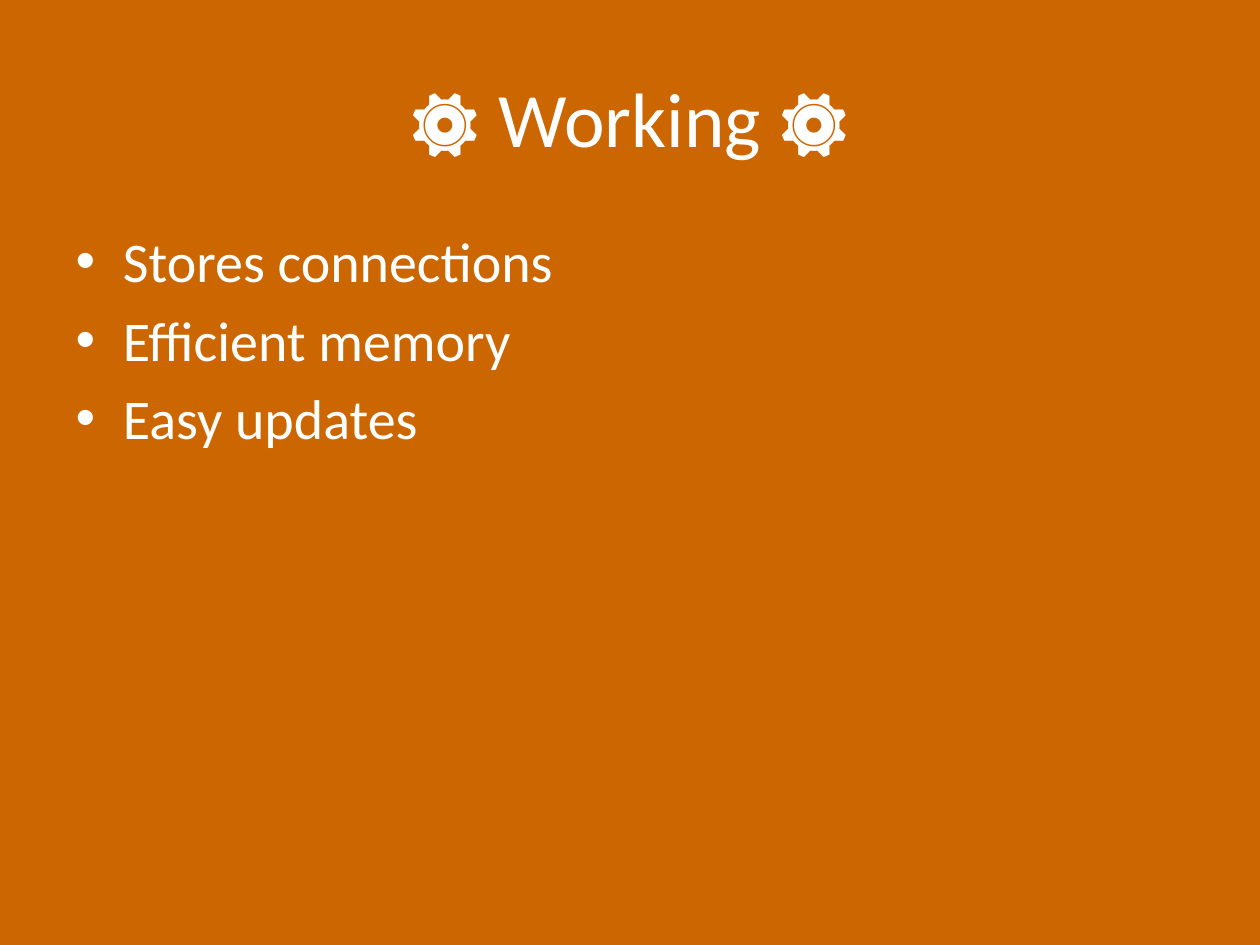
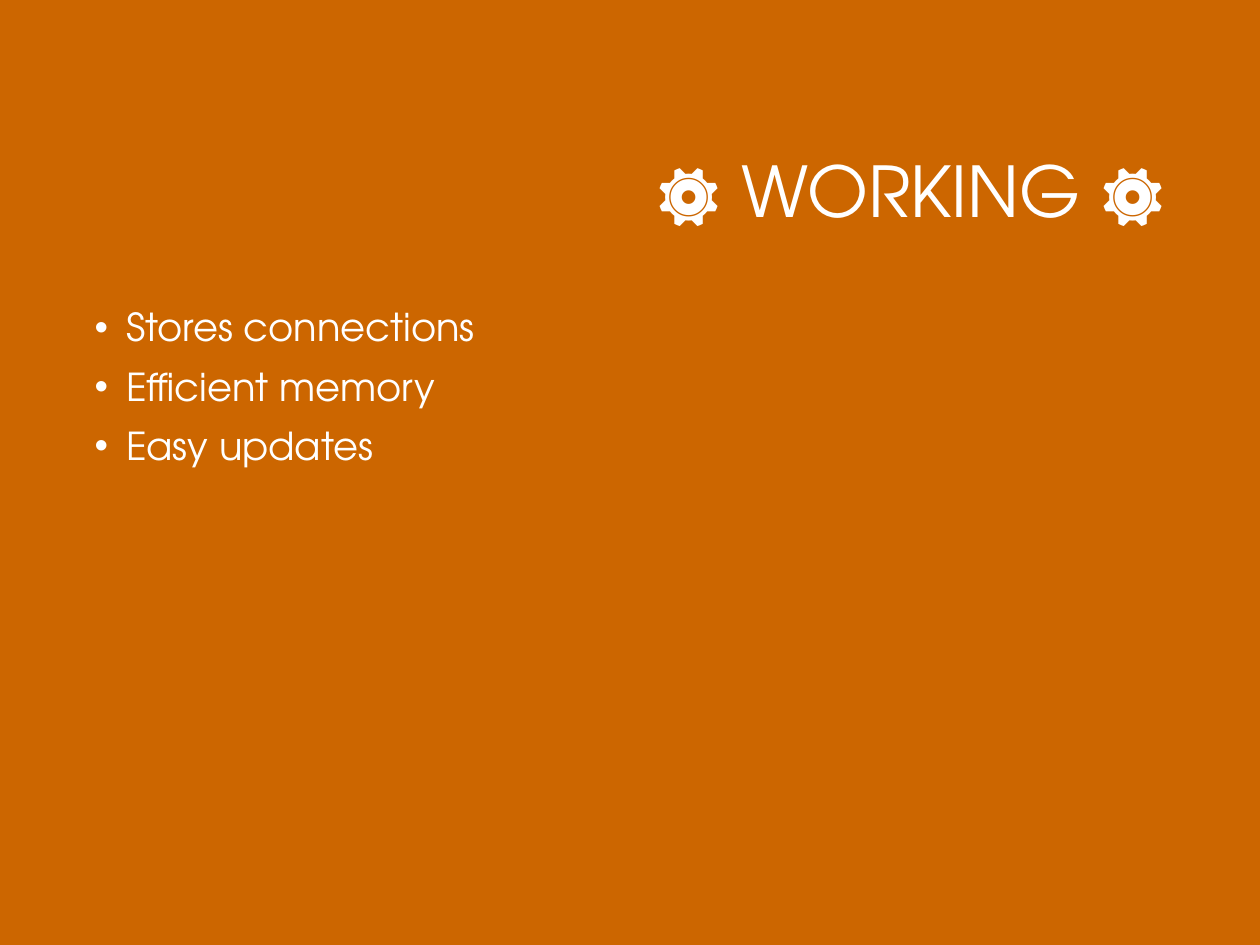
Before and after one commit to hemal-vasili/City-Transport-Manageent, a slide deck: slide 5 of ppt/ppt.pptx. Drawn at 1260x945 pixels with LibreOffice and Linux fonts; fonts in the diff are those of the drawing; background and template pictures are left out. Boxes give left, top, right and bottom in pixels: in the first picture for what was removed or moved away, otherwise in the second. Text is boxed around its words. In the diff, an @@ line names an element or a change of style, - is before the commit and + after.

```diff
--- a/ppt/ppt.pptx
+++ b/ppt/ppt.pptx
@@ title at box(741, 164, 1081, 218): text changed; size 44 to 40 pt; font Calibri to TeX Gyre Adventor @@
-⚙️ Working ⚙️
+⚙️ WORKING ⚙️
@@ text "Stores connections": place and size @@
-text "Stores connections" at box(123, 243, 553, 448)
+text "Stores connections" at box(126, 312, 475, 468)
@@ text "Stores connections" at box(126, 312, 475, 468): size 32 to 22 pt, font Calibri to TeX Gyre Adventor; indent changed; line spacing 1 to 0.9; more space between paragraphs @@
```
Also in this commit, not shown: 7 other slides changed.
